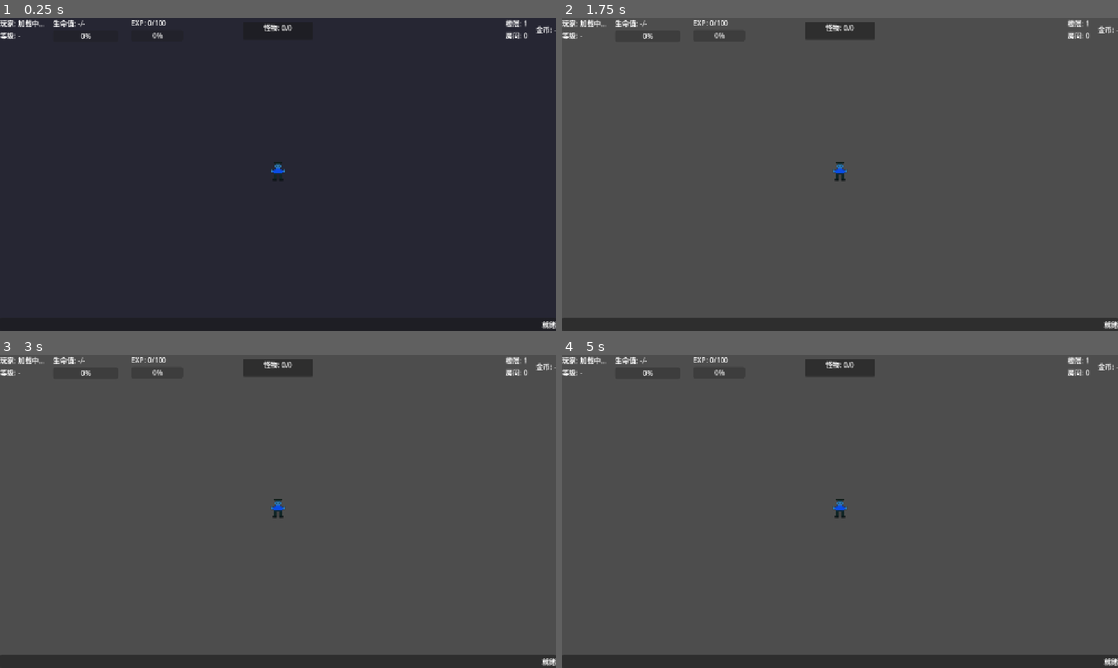
Above: before the commit, frames 1-4 (two rows, left to right).
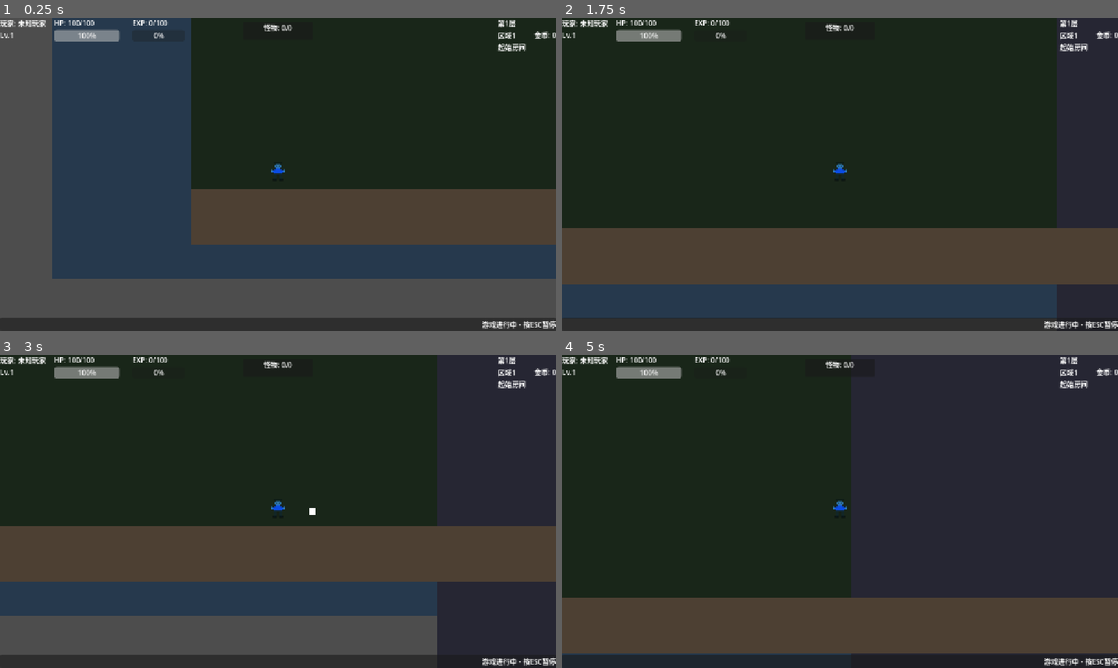
Above: after the commit, the same moments.

Repository: yzy-ydm/aurora-roguelike-ai
Game: Godot game, scene res://scenes/game/game_scene.tscn
Same seed, same stepped clock (60 frames per second), same inputs: the game is played once before the commit and once after it. This scene is started directly instead of the project's main scene.
Inputs (mouse positions are in pixels of both pictures, inside the frame that each line leads up to):
- Up to frame 1 (0.25 s): no input
- Up to frame 2 (1.75 s): tap Enter at 0.5 s; move the mouse to (962, 158) at 0.52 s; hold Shift (dash) 0.53-1.28 s; hold D (move_right) from 0.53 s (still down); click (962, 158) at 0.67 s; tap Space (jump) at 0.77, 1.52 s; move the mouse to (728, 190) at 1.27 s; tap E (interaction) at 1.35 s
- Up to frame 3 (3 s): move the mouse to (333, 442) at 2.02 s; release D (move_right) at 2.03 s; hold A (move_left) 2.03-2.78 s; hold Shift (dash) 2.03-2.78 s; move the mouse to (250, 574) at 2.77 s; hold D (move_right) from 2.78 s (still down); tap E (interaction) at 2.85 s; click (250, 574) at 2.92 s
- Up to frame 4 (5 s): tap Space (jump) at 3.02, 3.77, 4.52 s; move the mouse to (1006, 558) at 3.52 s; hold Shift (dash) 3.53-4.28 s; move the mouse to (673, 464) at 4.27 s; release D (move_right) at 4.28 s; hold A (move_left) from 4.28 s (still down); tap E (interaction) at 4.35 s

The runs differ from the first frame. In frame 1, 95% of the frame differs, in the area x 0-100%, y 0-100%; in frame 2, 95%; in frame 3, 85%; in frame 4, 95%.
Error before the commit: Parse Error: Identifier "was_physics" not declared in the current scope. (res://scenes/game/game_scene.gd:911)
Error after the commit: Invalid call. Nonexistent function 'get_value' in base 'Signal'. (res://scripts/ai/ai_content_service.gd:395)

Commit message:
fix(parse): fix was_physics identifier scope error in event handler
was_physics was declared in _show_event_panel() but referenced in
_apply_event_choice(). GDScript does not support closures capturing
locals. Pass was_physics as explicit parameter instead.

Co-Authored-By: Claude Opus 4.8 <noreply@anthropic.com>

Diff:
--- a/client/scenes/game/game_scene.gd
+++ b/client/scenes/game/game_scene.gd
@@ -873,11 +873,11 @@
 	print("[Event] Choices: ", choices.size())
 
 	# 简化版：自动选择第一个选项（完整实现需要UI面板）
-	_apply_event_choice(event, 0, room)
+	_apply_event_choice(event, 0, room, was_physics)
 
 
 ## 应用事件选择
-func _apply_event_choice(event: Dictionary, choice_index: int, room: NewRoomData) -> void:
+func _apply_event_choice(event: Dictionary, choice_index: int, room: NewRoomData, was_physics: bool = true) -> void:
 	var choices = event.get("choices", [])
 	if choice_index >= choices.size():
 		choice_index = 0
